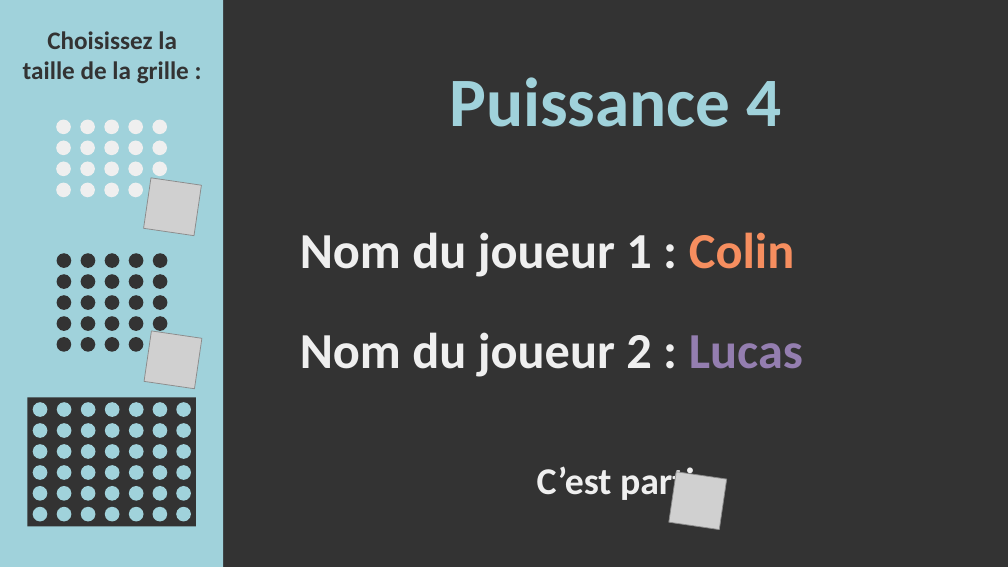
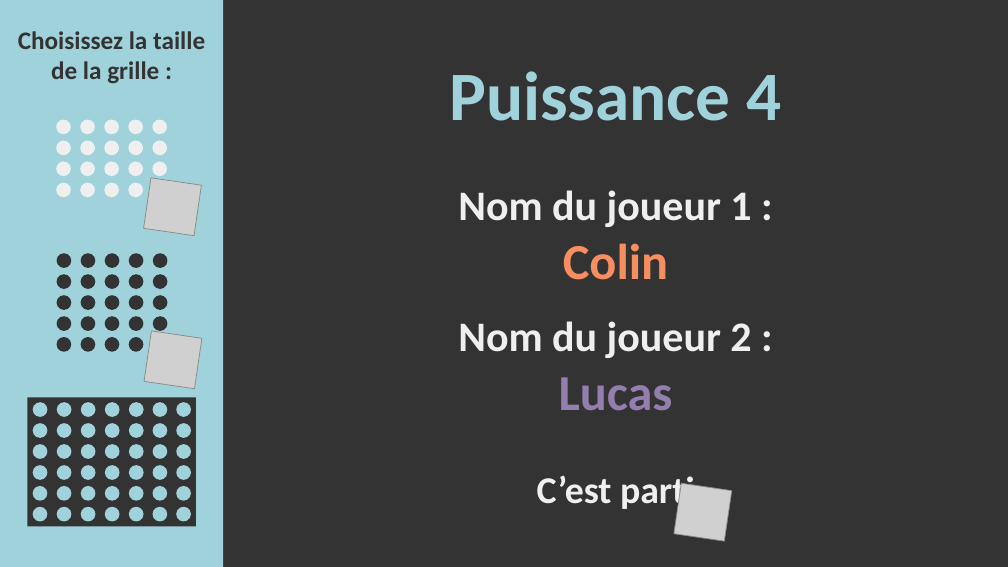
Before and after one commit to ColinCaz/Puissance4, a slide deck: slide 3 of Idée charte graphique.pptx. Drawn at 1008x567 pixels with LibreOffice and Linux fonts; fonts in the diff are those of the drawing; grey boxes stand for pictures. Boxes give left, top, right and bottom in pixels: in the first picture for what was removed or moved away, otherwise in the second. Text is boxed around its words. In the diff, an @@ line names an element or a change of style, - is before the commit and + after.

```diff
--- a/Idée charte graphique.pptx
+++ b/Idée charte graphique.pptx
@@ text "Choisissez la taille de la ..." rewrapped from [23, 31, 189, 84] to [18, 31, 205, 84] @@
@@ text "Puissance 4": place and size @@
-text "Puissance 4" at [449, 77, 781, 127]
+text "Puissance 4" at [449, 71, 781, 121]
@@ text at [458, 190, 751, 280]: text changed; size 48 to 40 pt @@
-Nom du joueur 1 : Colin
+Nom du joueur 1 :
+Colin
@@ text at [458, 321, 751, 411]: text changed; size 48 to 40 pt @@
-Nom du joueur 2 : Lucas
+Nom du joueur 2 :
+Lucas
@@ text "C’est parti": place and size @@
-text "C’est parti" at [537, 466, 694, 504]
+text "C’est parti" at [537, 475, 694, 512]
@@ picture: place and size @@
-picture at [669, 472, 726, 530]
+picture at [674, 484, 732, 541]
```
Also in this commit, not shown: 4 other slides changed, 4 other files.
